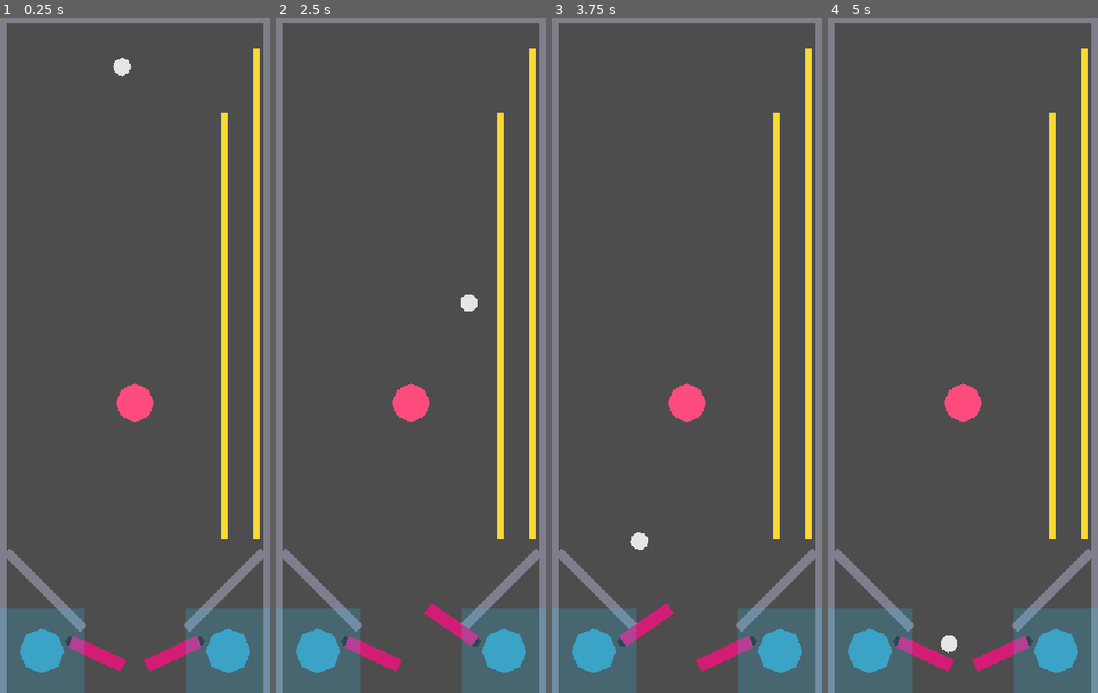
Above: before the commit, frames 1-4 (left to right).
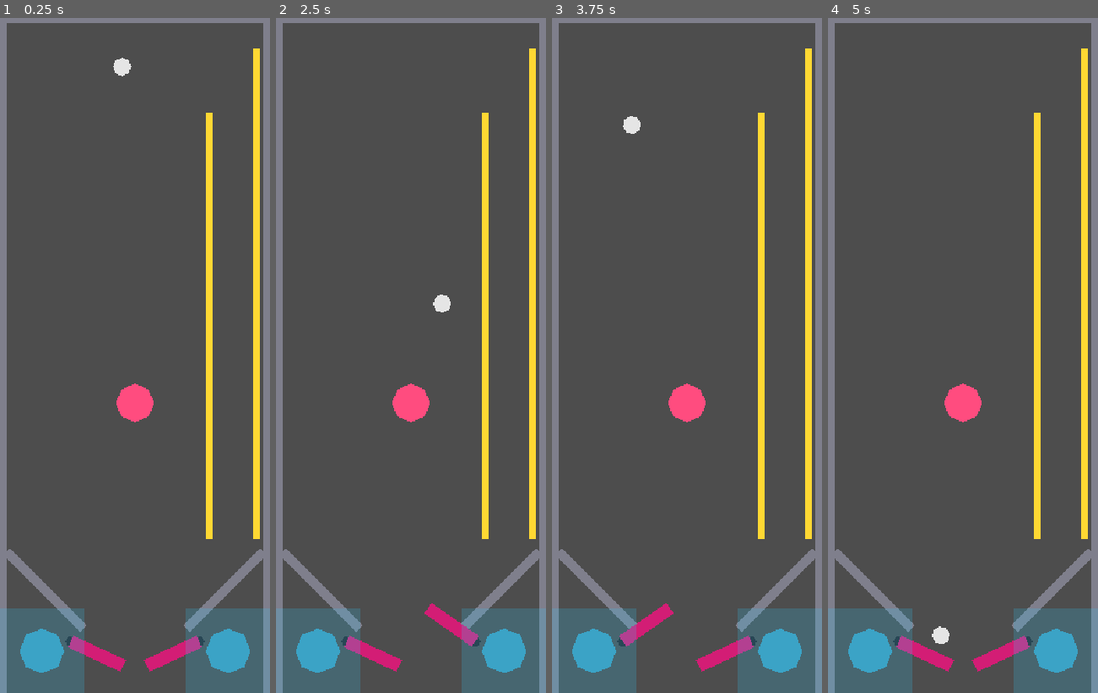
Above: after the commit, the same moments.

Repository: nobody174/pinball-adventure
Game: Godot game, scene res://core/physics/physics_prototype.tscn
Two runs of this game, one before a commit and one after it. Both use one fixed random seed, a clock stepped at 60 frames per second and the inputs below.
Inputs (mouse positions are in pixels of both pictures, inside the frame that each line leads up to):
- Up to frame 1 (0.25 s): no input
- Up to frame 2 (2.5 s): tap Enter at 0.5 s; move the mouse to (470, 321) at 0.52 s; hold Right (flip_right) 0.53-1.25 s; tap Up (launch_ball) at 0.6 s; click (470, 321) at 0.67 s; drag from (357, 389) to (397, 490) at 1.27 s; move the mouse to (438, 207) at 2.02 s; hold Right (flip_right) from 2.03 s (still down); hold Shift from 2.03 s (still down)
- Up to frame 3 (3.75 s): release Right (flip_right) at 2.75 s; release Shift at 2.75 s; drag from (673, 490) to (606, 254) at 2.77 s; move the mouse to (768, 456) at 3.52 s; hold Left (flip_left) from 3.53 s (still down); tap Ctrl at 3.6 s
- Up to frame 4 (5 s): release Left (flip_left) at 4.25 s; drag from (882, 254) to (963, 402) at 4.27 s

The runs differ from the first frame. In frame 1, 3.2% of the frame differs, in the area x 76-85%, y 14-78%; in frame 2, 3.4%; in frame 3, 3.4%, in the area x 26-85%, y 14-79%; in frame 4, 3.4%.

Commit message:
fix(glitch): widen ramp mouth to match the ball's real arc, relocate CacheBumperB
Second MCP-driven playtest confirmed the slingshot fix worked (no more
redirect-across-the-table incidents) but the ramp still didn't land --
this time with hard evidence: shots consistently topped out at x=320-334,
a repeatable ~20-unit shortfall from the inner wall at x=345, across
multiple different launch paths. A real geometric gap, not a timing issue.

Checked the exact numbers before applying Cowork's suggested wall move:
doing that alone would put the wall directly on top of CacheBumperB
(x=320, radius 18) -- the "bumper wasn't interfering" read was about ball
trajectory, not the wall's own static collision geometry, which is a
different question. Moved both:

- InnerWall x=350 -> 325 (widens the channel 40px -> 65px, landing right
  where the ball's real arc apexes)
- CacheBumperB x=320 -> 285, y=-160 -> -170 (clears the new wall position,
  still fits the existing bumper cluster shape)

54/54 tests passing.

Co-Authored-By: Claude Sonnet 5 <noreply@anthropic.com>

Diff:
--- a/core/physics/physics_prototype.tscn
+++ b/core/physics/physics_prototype.tscn
@@ -91,11 +91,11 @@
 polygon = PackedVector2Array(-5, -380, 5, -380, 5, 380, -5, 380)
 
 [node name="InnerWall" type="CollisionShape2D" parent="Ramp" unique_id=1633310216]
-position = Vector2(350, 130)
+position = Vector2(325, 130)
 shape = SubResource("RectangleShape2D_ramp_inner")
 
 [node name="InnerWallSprite" type="Polygon2D" parent="Ramp" unique_id=1096490736]
-position = Vector2(350, 130)
+position = Vector2(325, 130)
 color = Color(1, 0.85, 0.2, 1)
 polygon = PackedVector2Array(-5, -330, 5, -330, 5, 330, -5, 330)
 
--- a/tables/the_glitch/the_glitch.tscn
+++ b/tables/the_glitch/the_glitch.tscn
@@ -149,7 +149,7 @@
 shape = SubResource("CircleShape2D_cache_bumper")
 
 [node name="CacheBumperB" type="StaticBody2D" parent="SpriteCacheBumpers" index="1" unique_id=1746423442]
-position = Vector2(320, -160)
+position = Vector2(285, -170)
 
 [node name="CollisionShape2D" type="CollisionShape2D" parent="SpriteCacheBumpers/CacheBumperB" index="0" unique_id=2048401409]
 shape = SubResource("CircleShape2D_cache_bumper")
Not shown, changed: docs/PROGRESS.md
